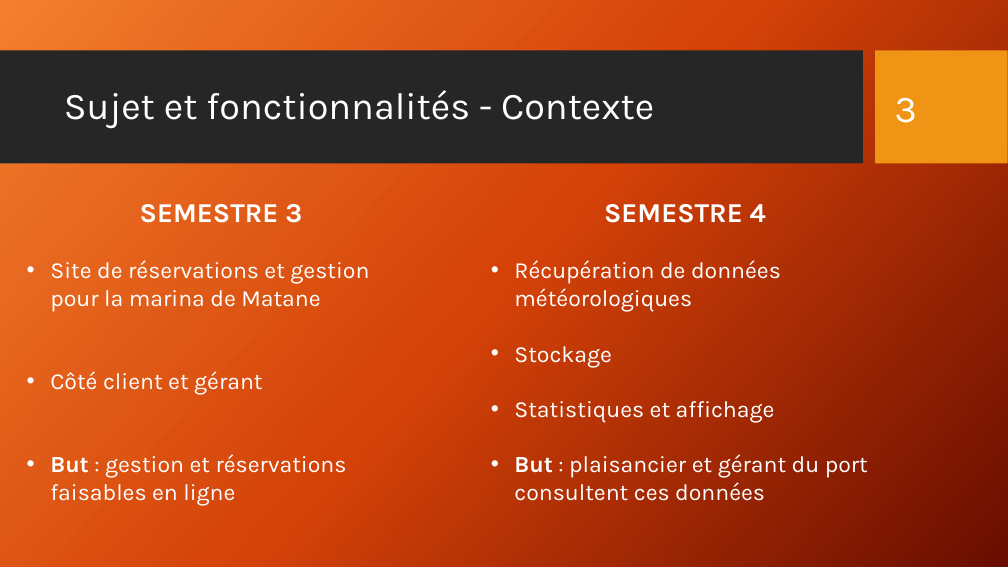
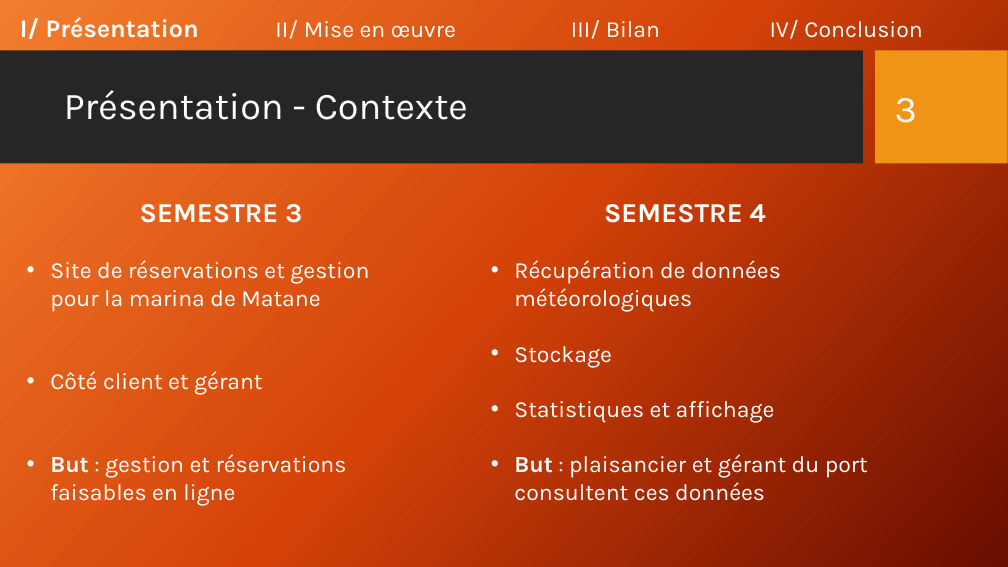
Before and after one commit to zaturgo/MarinaConnect, a slide deck: slide 3 of Documentation/Présentation_ptut_s4.pptx. Drawn at 1008x567 pixels with LibreOffice and Linux fonts; fonts in the diff are those of the drawing; background and template pictures are left out. Boxes give left, top, right and bottom in pixels: in the first picture for what was removed or moved away, otherwise in the second. Text is boxed around its words. In the diff, an @@ line names an element or a change of style, - is before the commit and + after.

```diff
--- a/Documentation/Présentation_ptut_s4.pptx
+++ b/Documentation/Présentation_ptut_s4.pptx
@@ text added at (20,17,922,39), 22 pt, text #FFFFFF @@
+I/ Présentation II/ Mise en œuvre III/ Bilan IV/ Conclusion
@@ title at (64,90,468,120): text changed @@
-Sujet et fonctionnalités - Contexte
+Présentation - Contexte
```
Also in this commit, not shown: 9 other slides changed.
